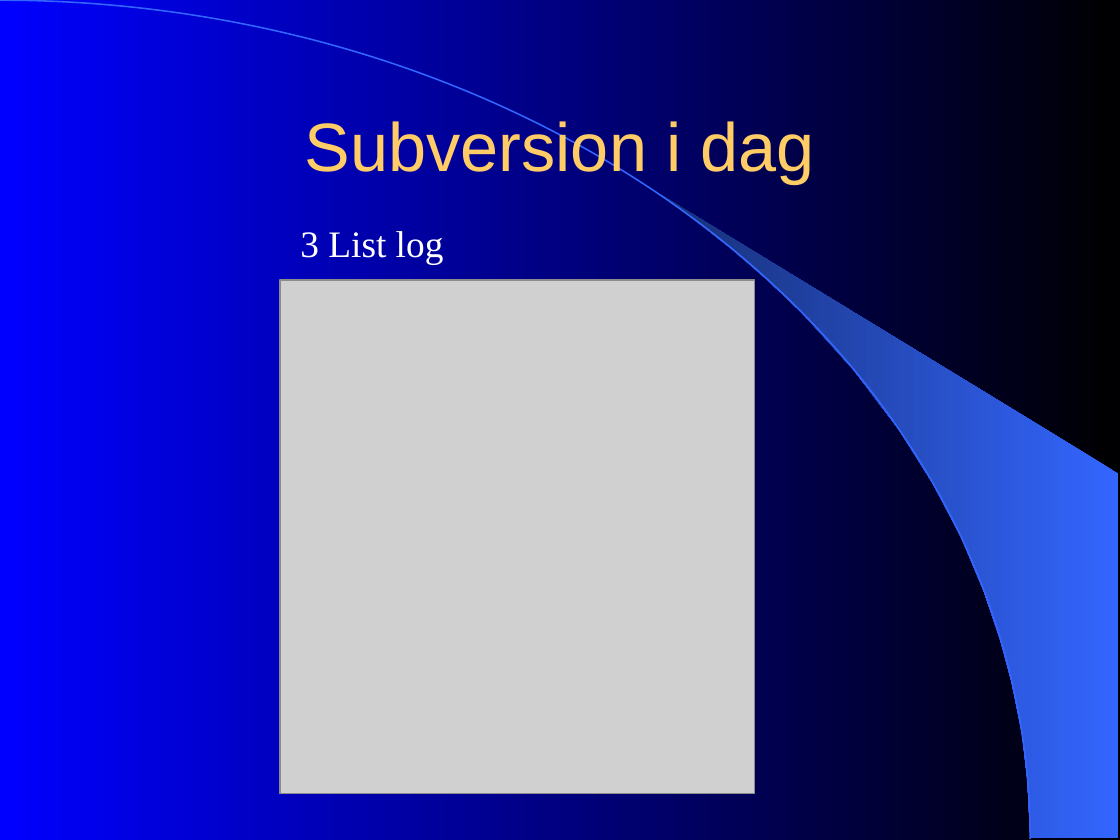
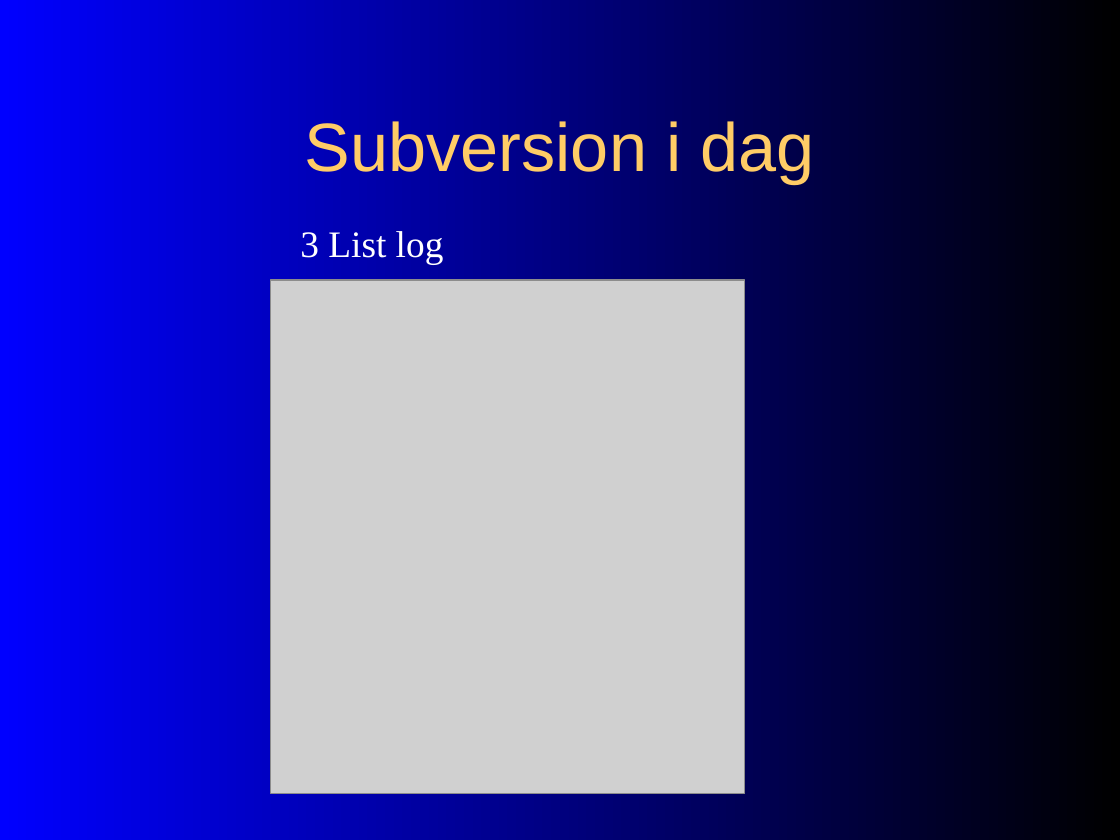
Before and after one commit to chucker/AnkhSVN, a slide deck: slide 8 of doc/powerpoint/papirprototyp_testing.ppt. Drawn at 1120x840 pixels with LibreOffice and Linux fonts; fonts in the diff are those of the drawing; grey boxes stand for pictures. Boxes give left, top, right and bottom in pixels: in the first picture for what was removed or moved away, otherwise in the second. Text is boxed around its words. In the diff, an @@ line names an element or a change of style, - is before the commit and + after.

```diff
--- a/doc/powerpoint/papirprototyp_testing.ppt
+++ b/doc/powerpoint/papirprototyp_testing.ppt
@@ freeform shape removed at [0,0,1030,840] @@
@@ freeform shape removed at [660,194,1119,838] @@
@@ picture: place and size @@
-picture at [280,280,754,793]
+picture at [271,280,745,793]
@@ picture removed at [280,289,747,793] @@
```
Also in this commit, not shown: 9 other slides changed.
